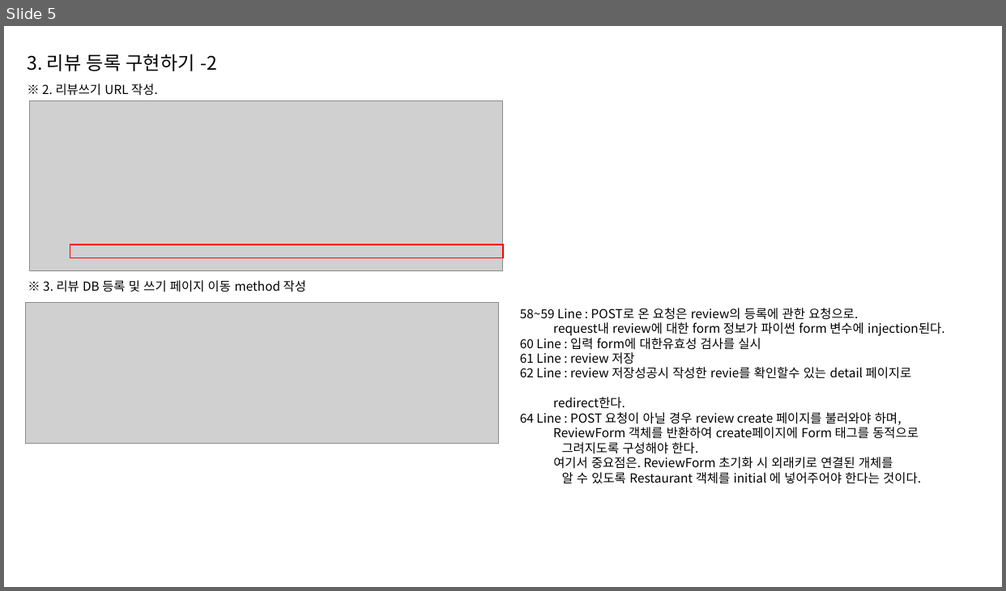
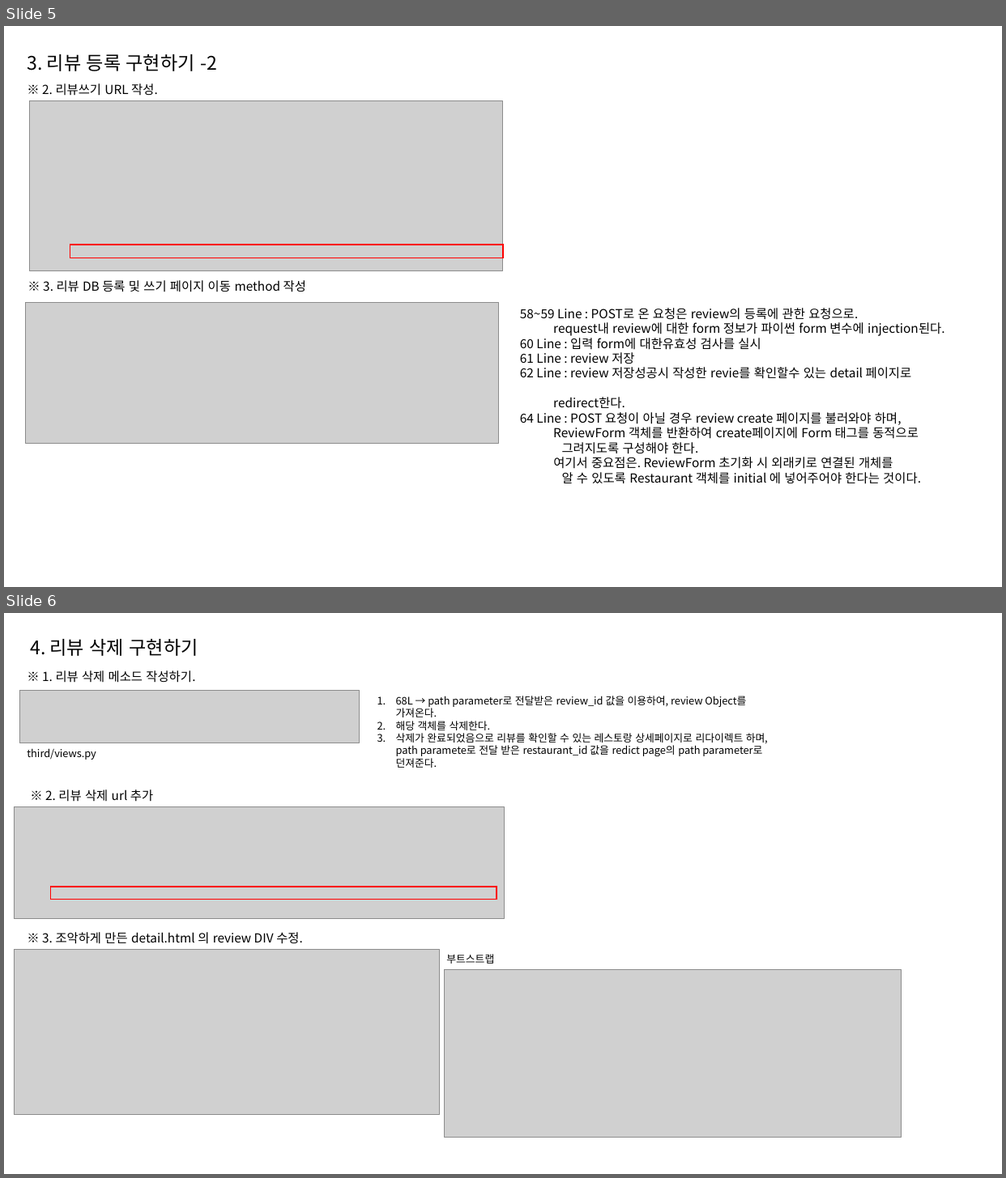
Before and after one commit to khb3025/EducationArrangement, a slide deck: Django(입문)-inflearn/학습정리/7.Relation/Relation.pptx. Shown one above the other, each under a label of ours: slide 5 before the commit, slides 5 and 6 after it. The pictures are 1006x591 and 1006x1178 pixels, drawn with LibreOffice and Linux fonts; fonts in the diff are those of the drawing; grey boxes stand for pictures. Boxes give left, top, right and bottom in pixels: in the first picture for what was removed or moved away, otherwise in the second. Text is boxed around its words. In the diff, an @@ line names an element or a change of style, - is before the commit and + after.

```diff
--- a/Django(입문)-inflearn/학습정리/7.Relation/Relation.pptx
+++ b/Django(입문)-inflearn/학습정리/7.Relation/Relation.pptx
@@ slide 6 added at <box>4,613,1002,1174</box>, background #FFFFFF @@
@@ text added at <box>30,639,198,656</box>, 18 pt, text #000000 @@
+4. 리뷰 삭제 구현하기
@@ text added at <box>42,671,195,683</box>, 12 pt, text #000000 @@
+※ 1. 리뷰 삭제 메소드 작성하기.
@@ picture added at <box>19,691,360,743</box> @@
@@ text added at <box>396,696,768,768</box>, 10 pt, text #000000 @@
+1. 68L → path parameter로 전달받은 review_id 값을 이용하여, review Object를 가져온다.
+2. 해당 객체를 삭제한다.
+3. 삭제가 완료되었음으로 리뷰를 확인할 수 있는 레스토랑 상세페이지로 리다이렉트 하며, path paramete로 전달 받은 restaurant_id 값을 redict page의 path parameter로 던져준다.
@@ text added at <box>27,748,96,760</box>, 10 pt, text #000000 @@
+third/views.py
@@ text added at <box>45,790,153,802</box>, 12 pt, text #000000 @@
+※ 2. 리뷰 삭제 url 추가
@@ picture added at <box>14,807,504,919</box> @@
@@ rectangle added at <box>50,887,496,900</box>, outline #FF0000 1 pt @@
@@ picture added at <box>14,950,439,1115</box> @@
@@ text added at <box>42,932,303,944</box>, 12 pt, text #000000 @@
+※ 3. 조악하게 만든 detail.html 의 review DIV 수정.
@@ picture added at <box>444,970,901,1138</box> @@
@@ text added at <box>446,954,494,964</box>, 10 pt, text #000000 @@
+부트스트랩
```
Also in this commit, not shown: 1 other slide added.
